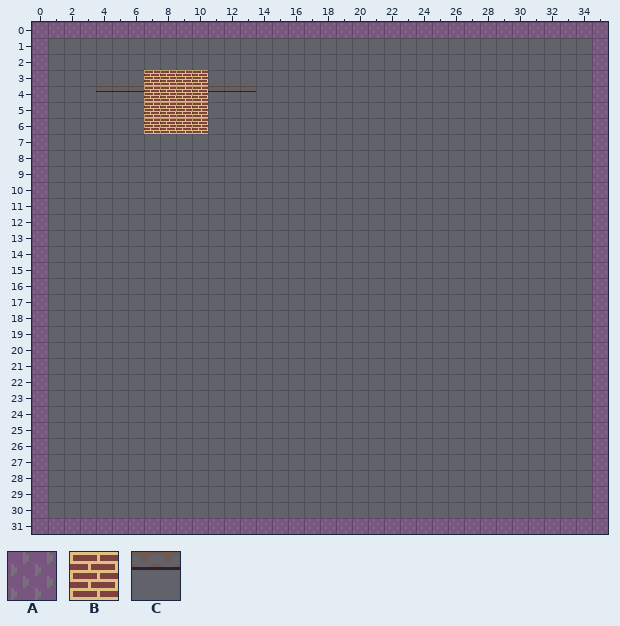
Tiled map (JSON), stored at assets/levels/level_digital_prototype.json. Above: the version before the commit.
Cells are 16x16 px. Shown: x 0..35, y 0..31.
Key: from "PH_city_tiles": A 5, B 14, C 15.
_ is an empty cell.
Layer "Solid" before, first column x 0:
 0 AAAAAAAAAAAAAAAAAAAAAAAAAAAAAAAAAAAA
 1 A__________________________________A
 2 A__________________________________A
 3 A______BBBB________________________A
 4 A______BBBB________________________A
 5 A______BBBB________________________A
 6 A______BBBB________________________A
 7 A__________________________________A
 8 A__________________________________A
 9 A__________________________________A
10 A__________________________________A
11 A__________________________________A
12 A__________________________________A
13 A__________________________________A
14 A__________________________________A
15 A__________________________________A
16 A__________________________________A
17 A__________________________________A
18 A__________________________________A
19 A__________________________________A
20 A__________________________________A
21 A__________________________________A
22 A__________________________________A
23 A__________________________________A
24 A__________________________________A
25 A__________________________________A
26 A__________________________________A
27 A__________________________________A
28 A__________________________________A
29 A__________________________________A
30 A__________________________________A
31 AAAAAAAAAAAAAAAAAAAAAAAAAAAAAAAAAAAA
Layer "Platform" before, first column x 0:
 0 ____________________________________
 1 ____________________________________
 2 ____________________________________
 3 ____________________________________
 4 ____CCC____CCC______________________
 5 ____________________________________
 6 ____________________________________
 7 ____________________________________
 8 ____________________________________
 9 ____________________________________
10 ____________________________________
11 ____________________________________
12 ____________________________________
13 ____________________________________
14 ____________________________________
15 ____________________________________
16 ____________________________________
17 ____________________________________
18 ____________________________________
19 ____________________________________
20 ____________________________________
21 ____________________________________
22 ____________________________________
23 ____________________________________
24 ____________________________________
25 ____________________________________
26 ____________________________________
27 ____________________________________
28 ____________________________________
29 ____________________________________
30 ____________________________________
31 ____________________________________
After the commit:
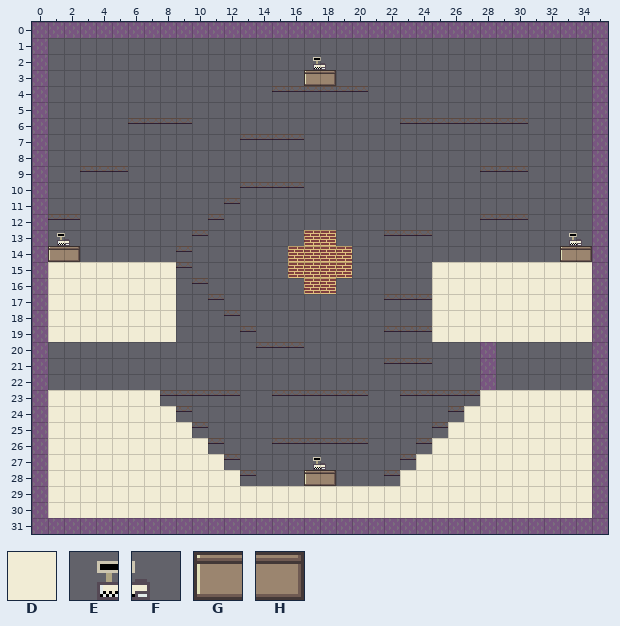
Further tiles: from "PH_city_tiles": D 10, E 12, F 13, G 19, H 20.
Tiles of an added or newly shown layer are drawn over the layers below it.
Log entry: Jump now compatible with tiles
The edit:
Layer "Solid":
y 3..6: x 7..10 BBBB -> ____
y 13: x 17..18 __ -> BB
y 14: x 16..19 ____ -> BBBB
y 15: x 1..8 ________ -> DDDDDDDD; x 16..19 ____ -> BBBB; x 25..34 __________ -> DDDDDDDDDD
y 16: x 1..8 ________ -> DDDDDDDD; x 17..18 __ -> BB; x 25..34 __________ -> DDDDDDDDDD
y 17..19: x 1..8 ________ -> DDDDDDDD; x 25..34 __________ -> DDDDDDDDDD
y 23: x 1..7 _______ -> DDDDDDD; x 28..34 _______ -> DDDDDDD
y 24: x 1..8 ________ -> DDDDDDDD; x 27..34 ________ -> DDDDDDDD
y 25: x 1..9 _________ -> DDDDDDDDD; x 26..34 _________ -> DDDDDDDDD
y 26: x 1..10 __________ -> DDDDDDDDDD; x 25..34 __________ -> DDDDDDDDDD
y 27: x 1..11 ___________ -> DDDDDDDDDDD; x 24..34 ___________ -> DDDDDDDDDDD
y 28: x 1..12 ____________ -> DDDDDDDDDDDD; x 23..34 ____________ -> DDDDDDDDDDDD
y 29..30: x 1..34 __________________________________ -> DDDDDDDDDDDDDDDDDDDDDDDDDDDDDDDDDD
Layer "Platform":
y 4: x 4..6 CCC -> ___; x 11..13 CCC -> ___; x 15..20 ______ -> CCCCCC
y 6: x 6..9 ____ -> CCCC; x 23..30 ________ -> CCCCCCCC
y 7: x 13..16 ____ -> CCCC
y 9: x 3..5 ___ -> CCC; x 28..30 ___ -> CCC
y 10: x 13..16 ____ -> CCCC
y 11: x 12 _ -> C
y 12: x 1..2 __ -> CC; x 11 _ -> C; x 28..30 ___ -> CCC
y 13: x 10 _ -> C; x 22..24 ___ -> CCC
y 14..15: x 9 _ -> C
y 16: x 10 _ -> C
y 17: x 11 _ -> C; x 22..24 ___ -> CCC
y 18: x 12 _ -> C
y 19: x 13 _ -> C; x 22..24 ___ -> CCC
y 20: x 14..16 ___ -> CCC
y 21: x 22..24 ___ -> CCC
y 23: x 8..12 _____ -> CCCCC; x 15..20 ______ -> CCCCCC; x 23..27 _____ -> CCCCC
y 24: x 9 _ -> C; x 26 _ -> C
y 25: x 10 _ -> C; x 25 _ -> C
y 26: x 11 _ -> C; x 15..20 ______ -> CCCCCC; x 24 _ -> C
y 27: x 12 _ -> C; x 23 _ -> C
y 28: x 13 _ -> C; x 22 _ -> C
Layer "ObjectGuide" (added):
y 2: x 17..18 __ -> EF
y 3: x 17..18 __ -> GH
y 13: x 1..2 __ -> EF; x 33..34 __ -> EF
y 14: x 1..2 __ -> GH; x 33..34 __ -> GH
y 20..22: x 28 _ -> A
y 27: x 17..18 __ -> EF
y 28: x 17..18 __ -> GH
Changed places in both pictures, as pixel boxes (x1, y1, x2, y2):
added: (272, 57, 368, 92)
changed: (96, 70, 256, 134)
added: (400, 118, 528, 124)
added: (240, 134, 304, 140)
added: (80, 166, 128, 172)
added: (480, 166, 528, 172)
added: (48, 182, 592, 518)
